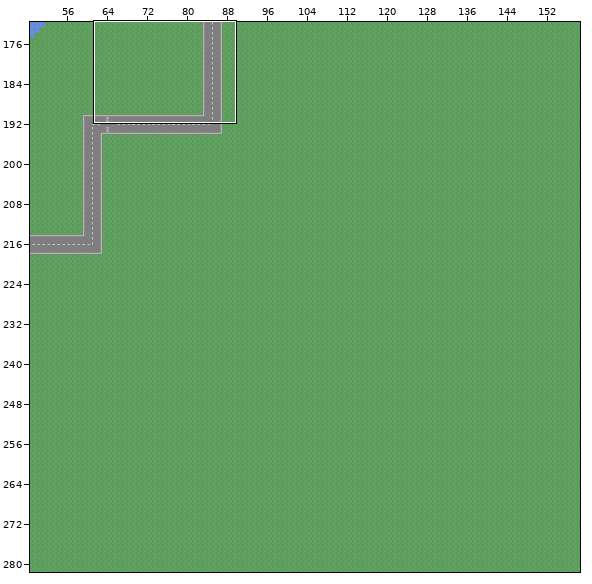
Tiled map, stored at Kungsholmen-android/assets/tilemap/map.tmx. Above, an overview of the earlier version with the close-up marked.
Close-up. First the earlier version:
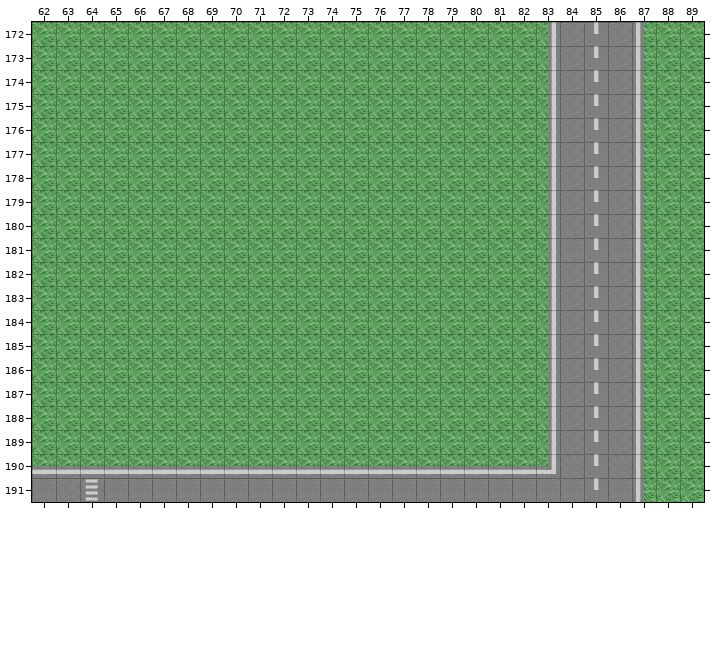
Cells are 64x64 px. Shown: x 62..89, y 172..191. The commit also changed other parts of the map, which this record leaves out. Tiles whose own drawing changed are shown in their newer look in all pictures.
After the commit:
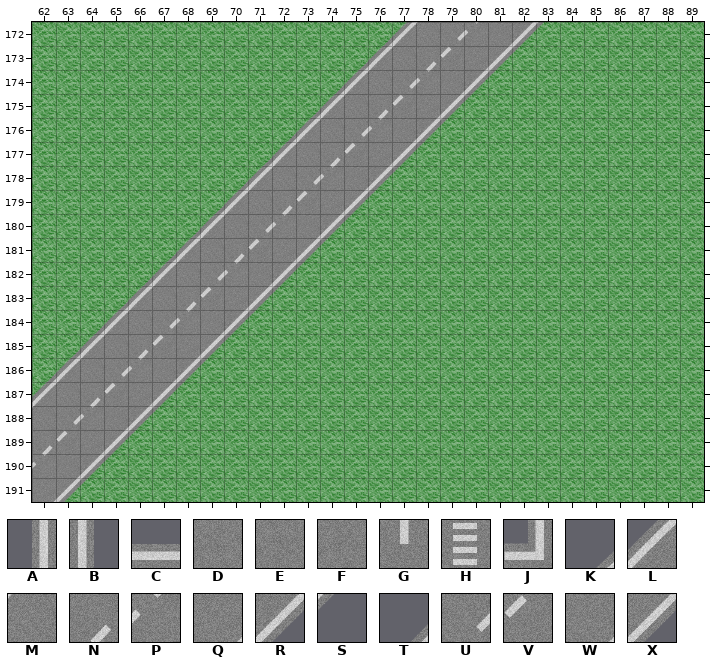
Key: from "highway": A 0, B 0 turned 180, C 0 turned 90, D 1, E 1 turned 180, F 1 turned 90, G 2, H 4 turned 90, J 18; from "roads-45": K 28 turned 90, L 29 turned 90, M 30 turned 90, N 31 turned 90, P 32 turned 90, Q 33 turned 90, R 34 turned 90, S 35 turned 90, T 38 turned 90, U 41 turned 90, V 42 turned 90, W 43 turned 90, X 44 turned 90.
_ is an empty cell, . an unchanged one.
Edits made:
--- layer "roads1"
@@ x 62..87 @@
-172 .............._______ADGDB
-173 .............________ADGDB
-174 ............________.ADGDB
-175 ...........________..ADGDB
-176 ..........________...ADGDB
-177 .........________....ADGDB
-178 ........________.....ADGDB
-179 .......________......ADGDB
-180 ......________.......ADGDB
-181 .....________........AFGFB
-182 ....________.........ADGDB
-183 ...________..........ADGDB
-184 ..________...........ADGDB
-185 .________............ADGDB
-186 ________.............ADGDB
-187 _______..............ADGDB
-188 ______...............ADGDB
-189 _____................ADGDB
-190 CCCCCCCCCCCCCCCCCCCCCJEGEB
-191 .DHFFFFFFFFFFFFFFFFFFFFGFB
+172 ..............TLMUPWRS____
+173 .............KLMNVQXS_____
+174 ............TLMUPWRS._____
+175 ...........KLMNVQXS.._____
+176 ..........TLMUPWRS..._____
+177 .........KLMNVQXS...._____
+178 ........TLMUPWRS....._____
+179 .......KLMNVQXS......_____
+180 ......KLMUPWRS......._____
+181 .....KLMNVQXS........_____
+182 ....TLMUPWRS........._____
+183 ...KLMNVQXS.........._____
+184 ..TLMUPWRS..........._____
+185 .KLMNVQXS............_____
+186 TLMUPWRS............._____
+187 LMNVQXS.............._____
+188 MUPWRS..............._____
+189 NVQXS................_____
+190 PWRS______________________
+191 .XS_______________________
Pixel boxes of the changes (left, top, right, bottom) in both close-ups:
changed: (32, 22, 644, 502)
